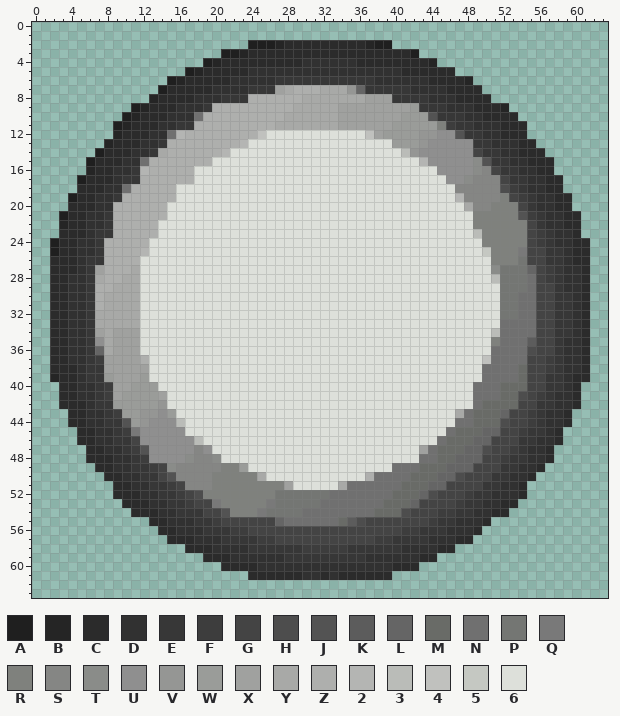
Pixel-art sprite, stored at specs/images/trapperweapon.png. Above is the file before it was changed.
The file is 64x64 pixels. Colours within 5 levels of each other are drawn and written as one.
Palette (. is transparent): A #1f1f1f  B #252525  C #2b2b2b  D #313131  E #373737  F #3d3d3d  G #444444  H #4d4d4d  J #535353  K #5c5c5c  L #656565  M #696b67  N #707070  P #747673  Q #797979  R #7f817d  S #858684  T #8a8c89  U #8f8f8f  V #959694  W #9a9c99  X #a0a19f  Y #a8a9a7  Z #aeafad  2 #b4b5b3  3 #babcb8  4 #c0c1be  5 #c5c8c2  6 #dde0da
Pixels before (only the part around the change), first column x 0:
 0 ................................................................
 1 ................................................................
 2 ........................AAABCCCCCCCCCBAA........................
 3 .....................AABCCCCCCCCCCCCCCCCCCA.....................
 4 ...................ABCCCCCCCCCDDDDDDCCCCCCCCB...................
 5 .................ABCCCCCDDDDDDDDDDDDDDDDDCCCCCC.................
 6 ...............ABCCCCCDDDDDEEEEEEEEEEEDDDDDDCCCCB...............
 7 ..............ACCCCCDDDDEEEXYZZZYYYVLEEEEEDDDDCCCC..............
 8 .............BCCCCDDDEEEZZZZZZYYYYYYYXXXEEEEDDDCCCC.............
 9 ...........ABCCCDDDEZZZZZZZZZYYYYYXXXXXXXXWEEEDDDCCCB...........
10 ..........ABCCCDDDNZZZZZZZZZYYYYYYXXXXXXXWWWJEEEDDCCCC..........
11 .........ABCCCDDEEZZZZZZZZZYYYYYYYXXXXXXWWWWWRFEEDDDCCC.........
12 .........BCCCDDN2ZZZZZZZZ4666666666664XWWWWVVUUJEEDDCCC.........
13 ........BCCCDDEZZZZZZZZ26666666666666666WWWVUUUUUEEDDDCC........
14 .......ACCCDDEYZZZZZZ266666666666666666663VUUUUUUGEEDDCCC.......
15 ......ACCCDDNZZZZZZZ666666666666666666666662UUUUUTJEEDDCCC......
16 ......BCCDDE2ZZZZZ666666666666666666666666666UUUUTSGEEDDCC......
17 .....ACCCDEEZZZZZZ6666666666666666666666666666UUTSSSGEEDDCC.....
18 .....CCCDDNZZZZZ6666666666666666666666666666666SSSSSHFEDDCC.....
19 ....ACCDDEZZZZZZ66666666666666666666666666666662SSSSRGFEDDCC....
20 ....CCCDDZZZZZZ666666666666666666666666666666666YSSRRRGEDDCC....
21 ...ACCDDEZZZZZZ6666666666666666666666666666666666RRRRRJFEDDCC...
22 ...BCCDDEZZZZZ66666666666666666666666666666666666RRRRRRGEDDCC...
23 ...CCCDEEZZZZZ666666666666666666666666666666666663RRRRRGFEDDC...
24 ..ACCDDEZZZZZ6666666666666666666666666666666666666RRRRRGFEDDCC..
25 ..ACCDDEZZZZ266666666666666666666666666666666666665RRRQGGEEDCC..
26 ..CCCDEEZZZZ666666666666666666666666666666666666666RRRPGGEEDCC..
27 ..CCCDEXZZZY666666666666666666666666666666666666666TPPPLGFEDDC..
28 ..CCDDEYZZYY6666666666666666666666666666666666666663PPPNGFEDDC..
29 ..CCDDEZZYYY6666666666666666666666666666666666666666PPPNGGEDDC..
30 ..CCDDEZYYYY6666666666666666666666666666666666666666PPNNGGEEDC..
31 ..CCDDEZYYYY6666666666666666666666666666666666666666PPNNGGEEDC..
32 ..CCDDEYYYYY6666666666666666666666666666666666666666PPNNGGEEDC..
33 ..CCDDEYYYYY6666666666666666666666666666666666666666NNNNGGEEDC..
34 ..CCDDEXYXXX6666666666666666666666666666666666666663NNNNGGEEDC..
35 ..CCDDEUYXXX666666666666666666666666666666666666666RNNNKGGEDDC..
36 ..CCDDELYXXX666666666666666666666666666666666666666NNNNHGGEDDC..
37 ..CCDDEFXXXXZ66666666666666666666666666666666666664NNNNGGFEDDC..
38 ..CCCDEEXXXXX6666666666666666666666666666666666666NNNNMGGFEDDC..
39 ..BCCDEEWXXXW6666666666666666666666666666666666666NNNNMGGEEDCC..
40 ...CCDDEFXXWWW66666666666666666666666666666666666NNNMMMGGEEDC...
41 ...CCDDEFXWWWWX6666666666666666666666666666666666NNNMMHGFEDDC...
42 ...CCCDEEWWWWWV6666666666666666666666666666666666NMMMMGGEEDDC...
43 ....CCDDEFWWVVUW6666666666666666666666666666666YNMMMLGGFEDDC....
44 ....CCDDEEJWVUUU3666666666666666666666666666666NNMMMHGGFEDDC....
45 .....CCDDEFQUUUUU66666666666666666666666666666NMMMLLGGFEEDC.....
46 .....CCDDEEGUUUUUU366666666666666666666666666NMMMLLGGGEEDDC.....
47 ......CCDDEFJUUUUUSU66666666666666666666666XNMMMLLHGGFEDDC......
48 ......CCCDDEFUUUUTSST6666666666666666666666NNMMLLLGGFEEDDC......
49 .......CCDDEEFGTSSSSSRRW6666666666666666NNNMMMLLLGGGEEDDC.......
50 ........CCDDEEGJSSSSRRRRRY66666666666ZNNNNMMMLLHGGGEEDDC........
51 .........CCDDEEFGSSSRRRRRRRRX66666YNNNNNNMMMLLGGGGEEDDC.........
52 .........CCCDDEEFGHRRRRRRRRPPPPPPNNNNNNNMMMLHGGGFEEDDDC.........
53 ..........CCCDDEEFGGQRRRRRQPPPPPNNNNNNNMMMLGGGGFEEDDCC..........
54 ...........CCCDDEEEGGJRRRQPPPPNNNNNNNNMMMHGGGFFEEDDCC...........
55 .............CCDDDEEFGGGGGGLNNNNNNMKHGGGGGGGFEEDDDC.............
56 ..............CCDDDEEEFFGGGGGGGGGGGGGGGGGFFEEEDDDC..............
57 ...............CCCDDDEEEEFFGGGGGGGGGGGFFEEEEDDDCC...............
58 .................CCCDDDDEEEEEEFFFFFEEEEEEDDDDCC.................
59 ...................CCCDDDDDDEEEEEEEEEDDDDDDCC...................
60 .....................CCCCDDDDDDDDDDDDDDDCCC.....................
61 ........................CCCCCCDDCDCCCCCC........................
62 ................................................................
63 ................................................................
New version:
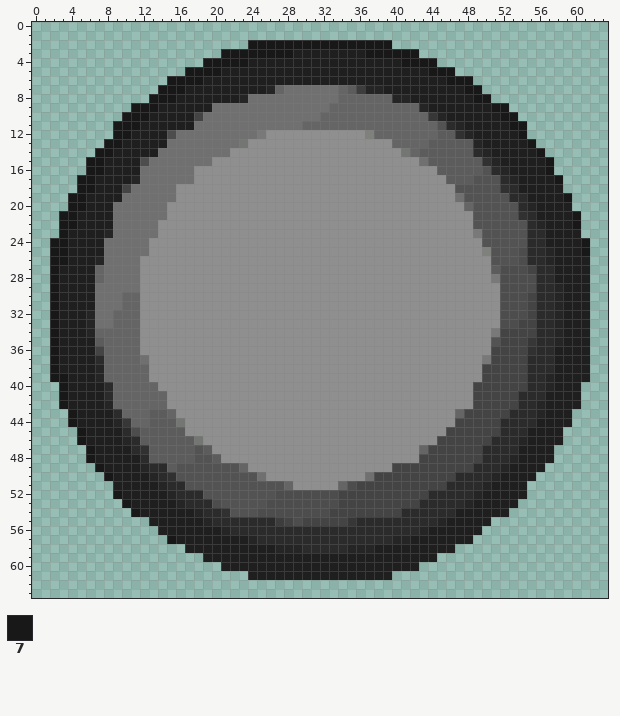
Colours new in this view: 7 #181818
What changed:
Changed rows in their new state; - is an unchanged pixel.
first column x 2:
 2 ----------------------7777777777777777----------------------
 3 -------------------77777777AAAAAAAA777777-------------------
 4 -----------------77777AAAAAAAAAAAAAAAAA7777-----------------
 5 ---------------7777AAAAAAAAAAAAAAAAAAAAAAA777---------------
 6 -------------7777AAAAAAAAAAAAAAAAAAAAAAAAAAA777-------------
 7 ------------777AAAAAAAAABLNNNNNNLKFBBAAAAAAAAA77------------
 8 -----------777AAAAAAABNNNNNNNNNNLLLLLLBBAAAAAAA77-----------
 9 ---------777AAAAAANNNNNNNNNNNNNLLLLLLLLLLBAAAAAAA77---------
10 --------777AAAAAGNNNNNNNNNNNNNLLLLLLLLLLLLEBAAAAAA77--------
11 -------777AAAAAANNNNNNNNNNNNLLLLLLLLLLLLLLLJCBAAAAA77-------
12 -------77AAAAHNNNNNNNNNQUUUUUUUUUUURLLLLLLLKKDBAAAAA7-------
13 ------77AAAAANNNNNNNNPUUUUUUUUUUUUUUUULLLLKKKKKBAAAAA7------
14 -----77AAAAANNNNNNNNUUUUUUUUUUUUUUUUUUUPLKKKKKKCBAAAAA7-----
15 ----77AAAAHNNNNNNNUUUUUUUUUUUUUUUUUUUUUUUNKKKKKKDBAAAAA7----
16 ----77AAAANNNNNNUUUUUUUUUUUUUUUUUUUUUUUUUUUKKKKKJCBAAAA7----
17 ---77AAAABNNNNNNUUUUUUUUUUUUUUUUUUUUUUUUUUUUKKKJJJCBAAAA7---
18 ---77AAAGNNNNNUUUUUUUUUUUUUUUUUUUUUUUUUUUUUUUJJJJJDCAAAAA---
19 --77AAAANNNNNNUUUUUUUUUUUUUUUUUUUUUUUUUUUUUUUNJJJJJCCAAAA7--
20 --77AAANNNNNNUUUUUUUUUUUUUUUUUUUUUUUUUUUUUUUUULJJJJJCBAAAA--
21 -77AAAANNNNNNUUUUUUUUUUUUUUUUUUUUUUUUUUUUUUUUUUJJJJJDCAAAA7-
22 -77AAAANNNNNUUUUUUUUUUUUUUUUUUUUUUUUUUUUUUUUUUUJJJJJJCBAAA7-
23 -7AAAABNNNNNUUUUUUUUUUUUUUUUUUUUUUUUUUUUUUUUUUUQJJJJJCCAAAA-
24 77AAAANNNNNUUUUUUUUUUUUUUUUUUUUUUUUUUUUUUUUUUUUUJJJJJCCAAAA7
25 77AAAANNNNNUUUUUUUUUUUUUUUUUUUUUUUUUUUUUUUUUUUUURJJJHCCBAAA7
26 77AAABNNNNUUUUUUUUUUUUUUUUUUUUUUUUUUUUUUUUUUUUUUUJJJHCCBAAAA
27 7AAAALNNNNUUUUUUUUUUUUUUUUUUUUUUUUUUUUUUUUUUUUUUUKHHHGCCAAAA
28 7AAAALNNNNUUUUUUUUUUUUUUUUUUUUUUUUUUUUUUUUUUUUUUUQHHHHCCAAAA
29 7AAAANNNNNUUUUUUUUUUUUUUUUUUUUUUUUUUUUUUUUUUUUUUUUHHHHCCBAAA
30 7AAAANNNLLUUUUUUUUUUUUUUUUUUUUUUUUUUUUUUUUUUUUUUUUHHHGCCBAAA
31 7AAAANNNLLUUUUUUUUUUUUUUUUUUUUUUUUUUUUUUUUUUUUUUUUHHHGCCBAAA
32 7AAABNNLLLUUUUUUUUUUUUUUUUUUUUUUUUUUUUUUUUUUUUUUUUHHHGCCBAAA
33 7AAABNNLLLUUUUUUUUUUUUUUUUUUUUUUUUUUUUUUUUUUUUUUUUHHGGCCBAAA
34 7AAABLLLLLUUUUUUUUUUUUUUUUUUUUUUUUUUUUUUUUUUUUUUUQGGGGCCBAAA
35 7AAAAKLLLLUUUUUUUUUUUUUUUUUUUUUUUUUUUUUUUUUUUUUUUJGGGECCBAAA
36 7AAAAGLLLLUUUUUUUUUUUUUUUUUUUUUUUUUUUUUUUUUUUUUUUGGGGDCCAAAA
37 7AAAACLLLLNUUUUUUUUUUUUUUUUUUUUUUUUUUUUUUUUUUUUUQGGGGCCCAAAA
38 7AAAABLLLLLUUUUUUUUUUUUUUUUUUUUUUUUUUUUUUUUUUUUUGGGGGCCCAAAA
39 77AAABLLLLLUUUUUUUUUUUUUUUUUUUUUUUUUUUUUUUUUUUUUGGGGGCCBAAAA
40 -7AAAACLLLLLUUUUUUUUUUUUUUUUUUUUUUUUUUUUUUUUUUUGGGGGGCCBAAA-
41 -7AAAACLLLLLLUUUUUUUUUUUUUUUUUUUUUUUUUUUUUUUUUUGGGGGCCCAAAA-
42 -7AAAABLLLLLLUUUUUUUUUUUUUUUUUUUUUUUUUUUUUUUUUUGGGGGCCBAAAA-
43 --7AAAACLLLKKLUUUUUUUUUUUUUUUUUUUUUUUUUUUUUUULGGGGGCCCBAAA--
44 --7AAAABELLKKKPUUUUUUUUUUUUUUUUUUUUUUUUUUUUUUGGGGGCCCCAAAA--
45 ---7AAAACHKKKKKUUUUUUUUUUUUUUUUUUUUUUUUUUUUUGGGGGGCCCAAAA---
46 ---7AAAABCKKKKKKPUUUUUUUUUUUUUUUUUUUUUUUUUUGGGGGGCCCBAAAA---
47 ----7AAAACDKKKKKJKUUUUUUUUUUUUUUUUUUUUUUULGGGGGGCCCCAAAA----
48 ----7AAAAACKKKKKJJKUUUUUUUUUUUUUUUUUUUUUUGGGGGGGCCCBAAAA----
49 -----7AAAABCCKJJJJJJJLUUUUUUUUUUUUUUUUGGGGGGGGGCCCBAAAA-----
50 ------7AAAABCDJJJJJJJJJNUUUUUUUUUUUNGGGGGGGGGCCCCBAAAA------
51 -------AAAAABCCJJJJJJJJJJJLUUUUULHGGGGGGGGGGCCCCBAAAA-------
52 -------7AAAAABCCCJJJJJJJJHHHHHHHGGGGGGGGGGCCCCCBAAAAA-------
53 --------7AAAAABCCCHJJJJJHHHHHHHHGGGGGGGGGCCCCCBAAAAA--------
54 ---------7AAAAAABCCDJJJHHHHHHHHGGGGGGGGCCCCCCAAAAAA---------
55 -----------AAAAAABCCCCCCCFGHGGGGGECCCCCCCCCBAAAAA-----------
56 ------------AAAAAAABCCCCCCCCCCCCCCCCCCCCCBAAAAAA------------
57 -------------7AAAAAAAABCCCCCCCCCCCCCCCBBAAAAAAA-------------
58 ---------------AAAAAAAAAABBBCCCCCBBBAAAAAAAAA---------------
59 -----------------AAAAAAAAAAAAAAAAAAAAAAAAAA-----------------
60 -------------------AAAAAAAAAAAAAAAAAAAAAA-------------------
61 ----------------------AAAAAAAAAAAAAAAA----------------------
Changed places in both pictures, as pixel boxes (x1, y1, x2, y2):
changed: (50, 40, 590, 580)
